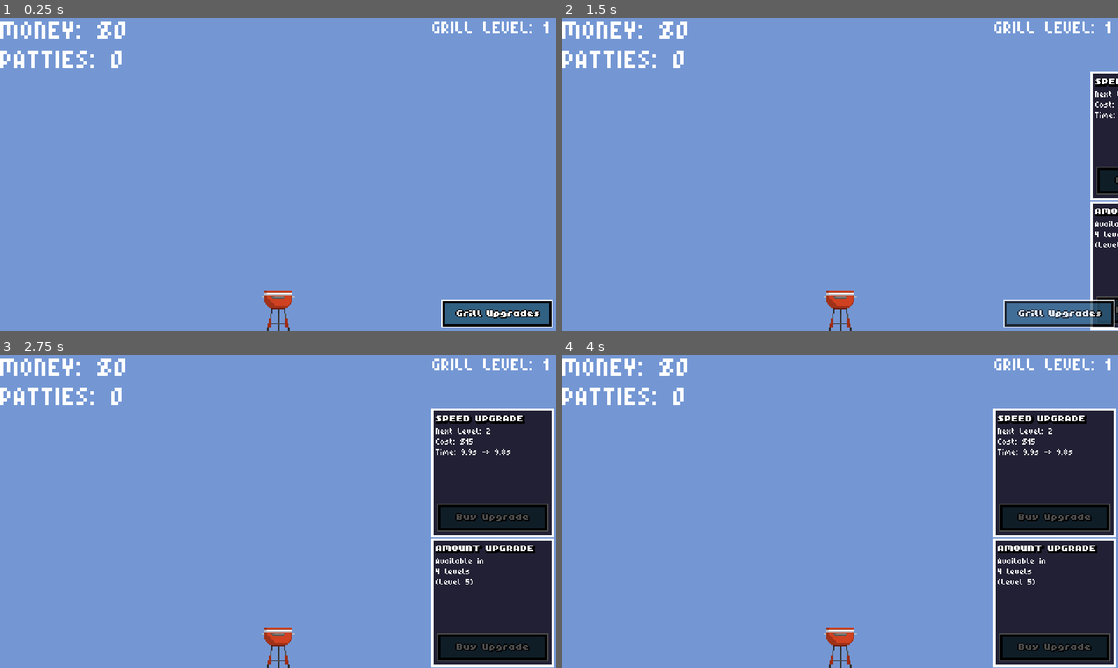
Above: before the commit, frames 1-4 (two rows, left to right).
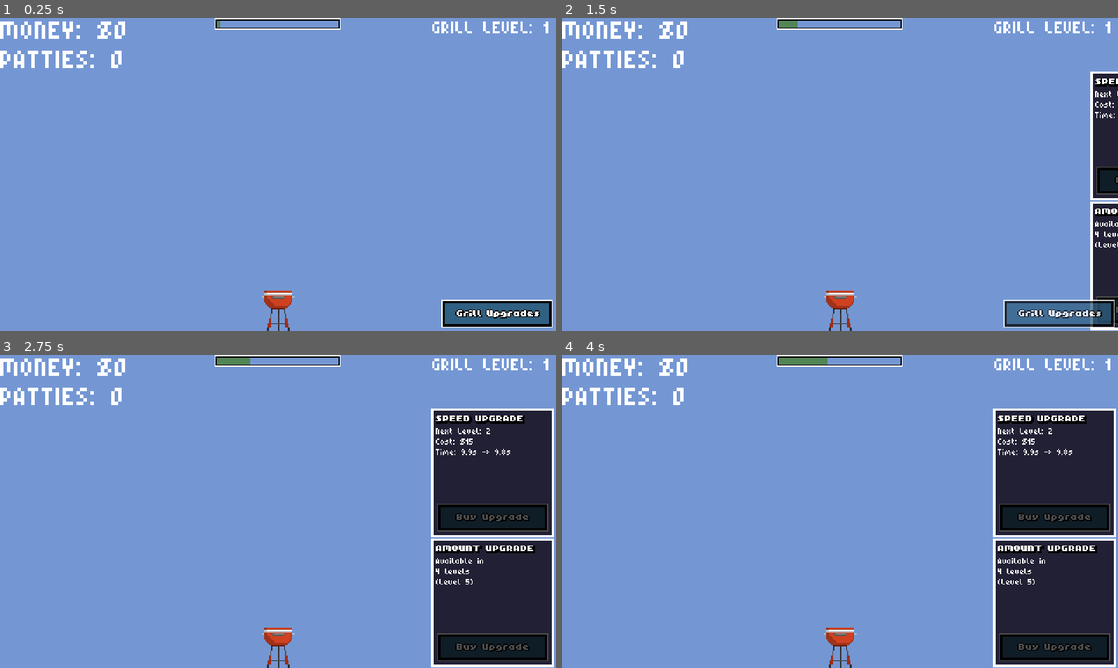
Above: after the commit, the same moments.

Repository: FinochioM/ItShouldBeAGoodGame
Game: Godot game, scene res://Scenes/main_scene.tscn
Same seed, same stepped clock (60 frames per second), same inputs: the game is played once before the commit and once after it.
Inputs (mouse positions are in pixels of both pictures, inside the frame that each line leads up to):
- Up to frame 1 (0.25 s): no input
- Up to frame 2 (1.5 s): click (1056, 312) at 0.5 s; tap Enter at 1.25 s; move the mouse to (962, 158) at 1.27 s; click (962, 158) at 1.42 s
- Up to frame 3 (2.75 s): click (494, 649) at 2 s
- Up to frame 4 (4 s): move the mouse to (728, 527) at 2.77 s; click (728, 527) at 2.92 s; click (1056, 649) at 3.5 s

The runs differ from the first frame. In frame 1, 0.4% of the frame differs, in the area x 38-62%, y 0-4%; in frame 2, 0.4%; in frame 3, 0.5%; in frame 4, 0.6%.

Commit message:
added timer bar for better player feedback

Diff:
--- a/itsgonnabeagoodgame/Scenes/main_scene.tscn
+++ b/itsgonnabeagoodgame/Scenes/main_scene.tscn
@@ -11,6 +11,7 @@
 [ext_resource type="Texture2D" uid="uid://bni5gn2u4yndl" path="res://Textures/upgrade_grill_button_disabled.png" id="8_57rwp"]
 [ext_resource type="Texture2D" uid="uid://0jcs4x3daf0" path="res://Textures/grill_upgrades_toggle.png" id="10_hh2tp"]
 [ext_resource type="Texture2D" uid="uid://dwcnuyom0b2cn" path="res://Textures/grill_upgrades_toggle_pressed.png" id="11_00rb3"]
+[ext_resource type="Texture2D" uid="uid://ylk4y3bunl6l" path="res://Textures/grill_timer_bar.png" id="12_su356"]
 
 [sub_resource type="RectangleShape2D" id="RectangleShape2D_r0scy"]
 size = Vector2(24, 10)
@@ -276,5 +277,19 @@
 "": SubResource("AnimationLibrary_8ssvi")
 }
 
+[node name="TimerBarBorder" type="TextureRect" parent="UI"]
+offset_left = 185.0
+offset_right = 294.0
+offset_bottom = 10.0
+texture = ExtResource("12_su356")
+
+[node name="TimerBarFill" type="ColorRect" parent="UI/TimerBarBorder"]
+layout_mode = 0
+offset_left = 2.0
+offset_top = 2.0
+offset_right = 107.0
+offset_bottom = 8.0
+color = Color(0.321569, 0.521569, 0.337255, 1)
+
 [connection signal="pressed" from="UI/UpgradesContainer/TimingUpgradeSection/UpgradeButton" to="." method="purchase_timing_upgrade"]
 [connection signal="pressed" from="UI/UpgradesContainer/AmountUpgradeSection/UpgradeButton" to="." method="purchase_amount_upgrade"]
--- a/itsgonnabeagoodgame/Scripts/main_scene.gd
+++ b/itsgonnabeagoodgame/Scripts/main_scene.gd
@@ -30,13 +30,17 @@
 @onready var animation_player: AnimationPlayer = $UI/ToggleUpgradesPlayer
 @onready var upgrade_container: Control = $UI/UpgradesContainer
 @onready var click_catcher: Control = $UI/ClickCatcher
+@onready var timer_bar_fill: ColorRect = $UI/TimerBarBorder/TimerBarFill
 
 var counted_patties = []
 var upgrades_visible: bool = false
+var timer_bar_max_width: float
 
 func _ready():
 	spawn_position = Vector2(240, 100)
 	update_spawn_interval()
+
+	timer_bar_max_width = timer_bar_fill.size.x
 
 	upgrade_toggle_button.pressed.connect(toggle_upgrades)
 	click_catcher.gui_input.connect(_on_click_catcher_input)
@@ -56,6 +60,7 @@
 
 	update_ui()
 	update_upgrade_buttons()
+	update_timer_bar()
 
 func spawn_patty():
 	var patty = patty_scene.instantiate()
@@ -174,3 +179,10 @@
 func _on_click_catcher_input(event):
 	if event is InputEventMouseButton and event.pressed:
 		toggle_upgrades()
+
+func update_timer_bar():
+	if current_spawn_interval > 0:
+		var progress = spawn_timer / current_spawn_interval
+		progress = clamp(progress, 0.0, 1.0)
+
+		timer_bar_fill.size.x = timer_bar_max_width * progress
Not shown: 1 places in itsgonnabeagoodgame/Scenes/main_scene.tscn that only renumber resources
Not shown, added: itsgonnabeagoodgame/Textures/grill_timer_bar.png.import
